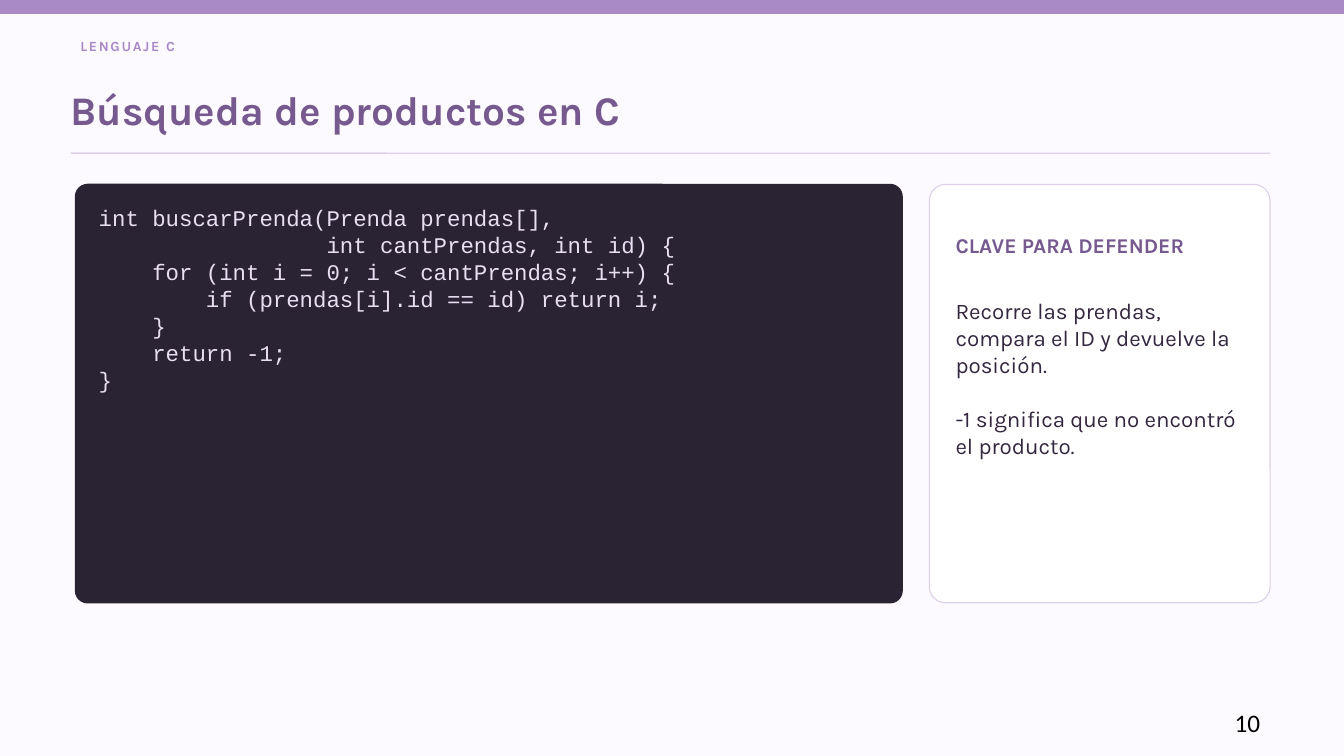
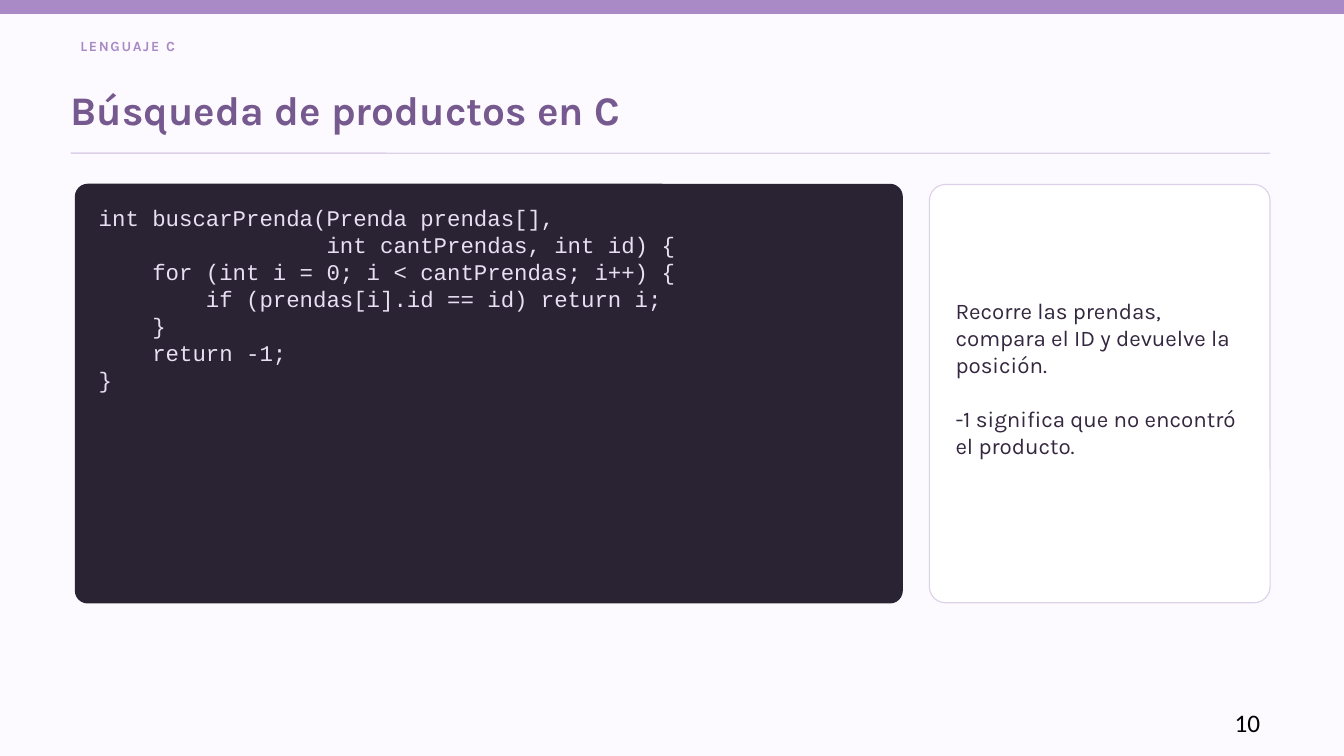
Before and after one commit to Daiiveliz/ProyectoIndumentariaPro, a slide deck: slide 14 of TIENDA_PRO_Presentacion_Equipo_y_GitHub.pptx. Drawn at 1344x756 pixels with LibreOffice and Linux fonts; fonts in the diff are those of the drawing. Boxes give left, top, right and bottom in pixels: in the first picture for what was removed or moved away, otherwise in the second. Text is boxed around its words. In the diff, an @@ line names an element or a change of style, - is before the commit and + after.

```diff
--- a/TIENDA_PRO_Presentacion_Equipo_y_GitHub.pptx
+++ b/TIENDA_PRO_Presentacion_Equipo_y_GitHub.pptx
@@ text removed at <box>956,239,1184,254</box> @@
-CLAVE PARA DEFENDER
```
Also in this commit, not shown: 2 other slides changed, 3 slides added, 2 slides removed.
